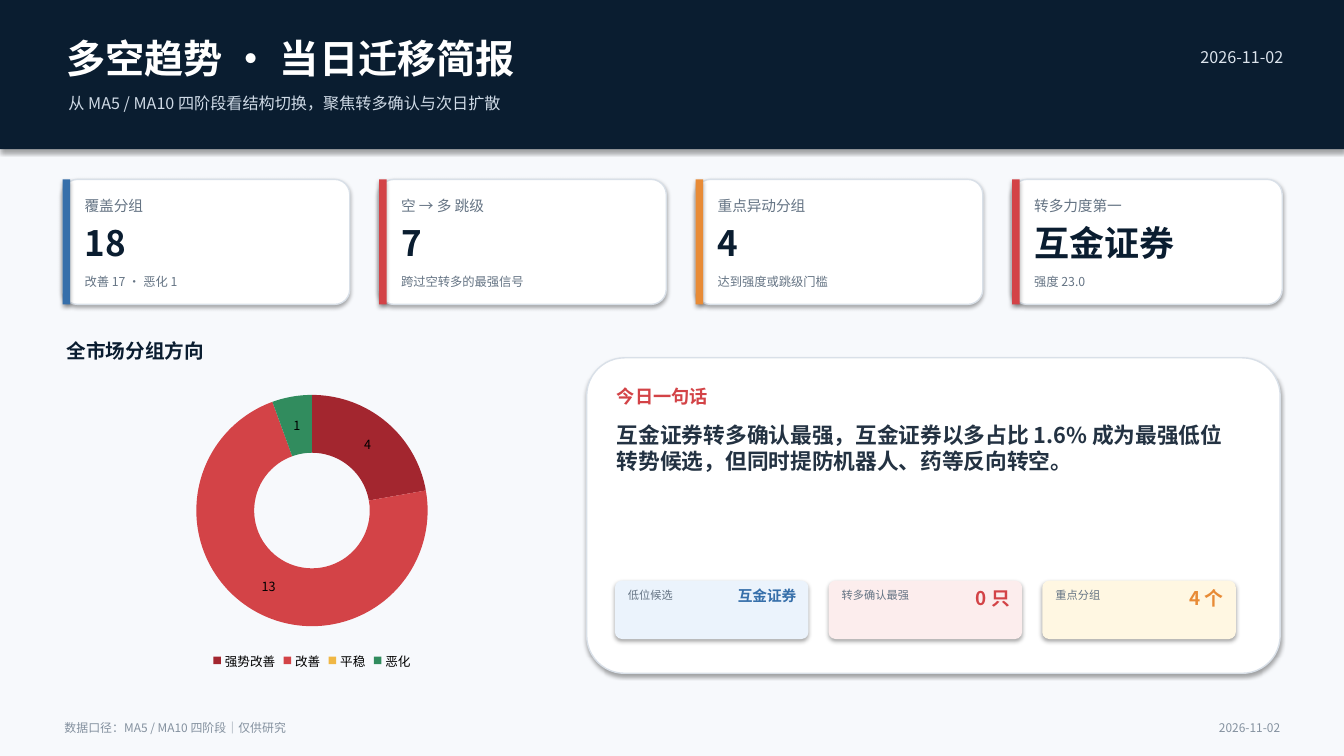
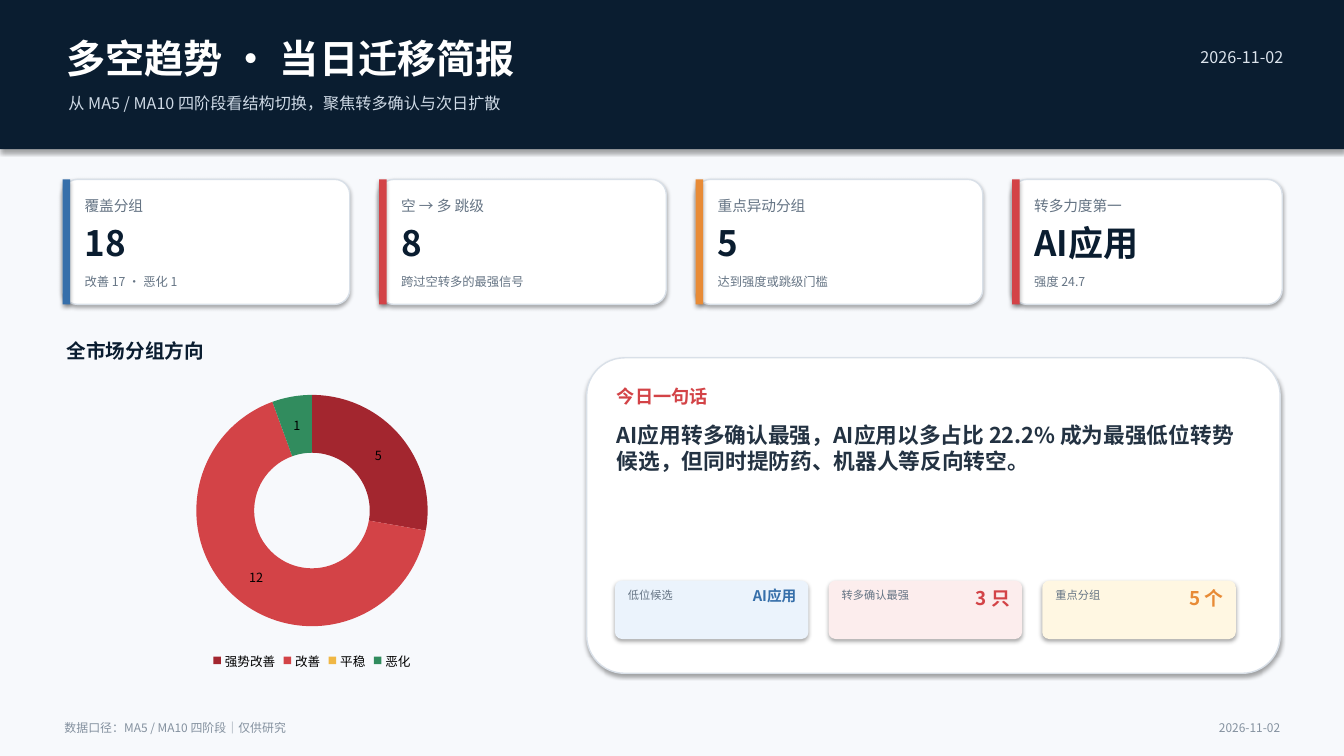
Before and after one commit to nancybhc/a-share-blast-lab, a slide deck: slide 1 of assets/多空阶段简报_2026-11-02.pptx. Drawn at 1344x756 pixels with LibreOffice and Linux fonts; fonts in the diff are those of the drawing. Boxes give left, top, right and bottom in pixels: in the first picture for what was removed or moved away, otherwise in the second. Text is boxed around its words. In the diff, an @@ line names an element or a change of style, - is before the commit and + after.

```diff
--- a/assets/多空阶段简报_2026-11-02.pptx
+++ b/assets/多空阶段简报_2026-11-02.pptx
@@ text at (401,229,422,257): text changed @@
-7
+8
@@ text at (718,230,739,257): text changed @@
-4
+5
@@ text at (1034,226,1138,260): text changed @@
-互金证券
+AI应用
@@ text at (1034,276,1085,287): text changed @@
-强度 23.0
+强度 24.7
@@ doughnut chart at (73,381,552,674) @@
@@ Series 1, 强势改善: 4 to 5 @@
@@ Series 1, 改善: 13 to 12 @@
@@ text at (617,424,1234,472): text changed @@
-互金证券转多确认最强，互金证券以多占比 1.6% 成为最强低位转势候选，但同时提防机器人、药等反向转空。
+AI应用转多确认最强，AI应用以多占比 22.2% 成为最强低位转势候选，但同时提防药、机器人等反向转空。
@@ text at (753,588,796,602): text changed @@
-互金证券
+AI应用
@@ text at (976,590,1010,607): text changed @@
-0 只
+3 只
@@ text at (1190,589,1224,607): text changed @@
-4 个
+5 个
```
Also in this commit, not shown: 3 other slides changed, 11 other files.
